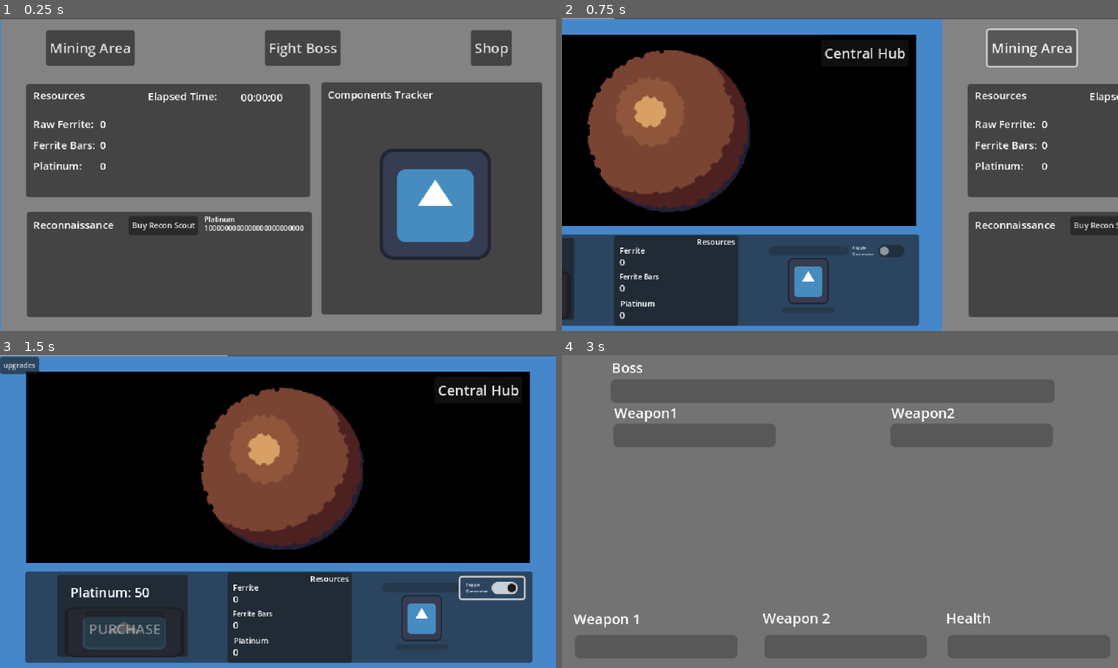
Above: before the commit, frames 1-4 (two rows, left to right).
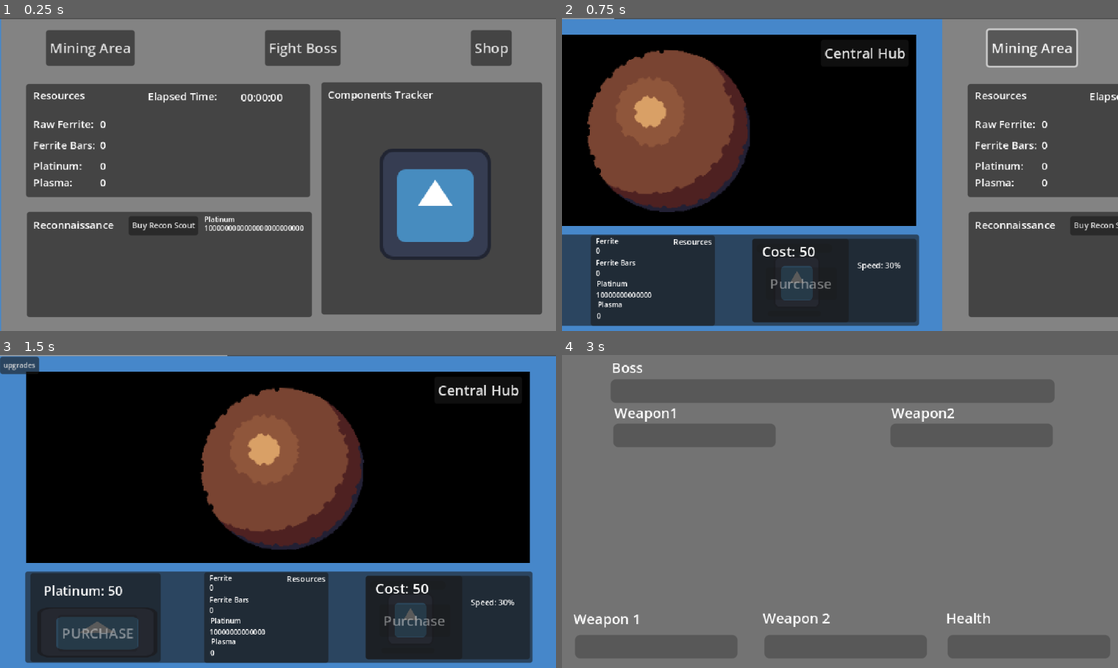
Above: after the commit, the same moments.

Repository: DennysGuy/MechvorIdle
Game: Godot game, scene res://src/scenes/MainHub.tscn
The game is run twice, just before and just after one commit, with the same random seed, the same clock (stepped at 60 frames per second) and the same inputs. The engine's default icon, where the game draws it, is replaced by a stand-in: a white triangle on a blue panel in a dark square.
Inputs (mouse positions are in pixels of both pictures, inside the frame that each line leads up to):
- Up to frame 1 (0.25 s): no input
- Up to frame 2 (0.75 s): click "Mining Area" at 0.5 s
- Up to frame 3 (1.5 s): click (494, 586) at 1.25 s, where only the run before the commit has a clickable "Toggle Generator"
- Up to frame 4 (3 s): click "Central Hub" at 2 s; click "Fight Boss" at 2.75 s

The runs differ from the first frame. In frame 1, 0.1% of the frame differs, in the area x 6-19%, y 51-54%; in frame 2, 11%; in frame 3, 14%, in the area x 5-96%, y 69-99%; in frame 4, nothing differs.

Commit message:
the base mining page is done - I just need to add ufos and asteroids.

Diff:
--- a/mechvoridle/FerriteRefineryStation.tscn
+++ b/mechvoridle/FerriteRefineryStation.tscn
@@ -45,14 +45,14 @@
 [node name="PurchasePanel" type="Panel" parent="."]
 layout_mode = 0
 offset_right = 150.0
-offset_bottom = 94.0
+offset_bottom = 102.0
 
 [node name="PurchaseRefineryStation" type="Button" parent="PurchasePanel"]
 layout_mode = 0
 offset_left = 32.0
-offset_top = 41.0
+offset_top = 48.0
 offset_right = 123.0
-offset_bottom = 83.0
+offset_bottom = 90.0
 text = "PURCHASE"
 
 [node name="RefineryCostLabel" type="Label" parent="PurchasePanel"]
--- a/mechvoridle/src/scenes/CentralStatsPanel.tscn
+++ b/mechvoridle/src/scenes/CentralStatsPanel.tscn
@@ -141,6 +141,24 @@
 theme_override_font_sizes/font_size = 12
 text = "100"
 
+[node name="PlasmaLabel" type="Label" parent="ColorRect/ResourcesPanel"]
+layout_mode = 0
+offset_left = 8.0
+offset_top = 104.0
+offset_right = 79.0
+offset_bottom = 121.0
+theme_override_font_sizes/font_size = 12
+text = "Plasma:"
+
+[node name="PlasmaCount" type="Label" parent="ColorRect/ResourcesPanel"]
+layout_mode = 0
+offset_left = 85.0
+offset_top = 104.0
+offset_right = 313.0
+offset_bottom = 121.0
+theme_override_font_sizes/font_size = 12
+text = "100"
+
 [node name="TipsPanel" type="Panel" parent="ColorRect"]
 layout_mode = 0
 offset_left = 30.0
--- a/mechvoridle/src/scenes/MiningPane.tscn
+++ b/mechvoridle/src/scenes/MiningPane.tscn
@@ -134,9 +134,9 @@
 anchor_top = 1.0
 anchor_right = 1.0
 anchor_bottom = 1.0
-offset_left = -378.0
+offset_left = -405.0
 offset_top = -111.0
-offset_right = -235.0
+offset_right = -262.0
 offset_bottom = -7.0
 grow_horizontal = 0
 grow_vertical = 0
--- a/mechvoridle/src/scenes/PlasmaGenerator.tscn
+++ b/mechvoridle/src/scenes/PlasmaGenerator.tscn
@@ -10,20 +10,25 @@
 anchor_top = 0.5
 anchor_right = 0.5
 anchor_bottom = 0.5
-offset_left = -51.5
-offset_top = -44.5
-offset_right = 51.5
-offset_bottom = 44.5
+offset_left = -51.0
+offset_top = -44.0
+offset_right = 60.0
+offset_bottom = 51.0
 grow_horizontal = 2
 grow_vertical = 2
 script = ExtResource("1_2eac4")
 
-[node name="TextureRect" type="TextureRect" parent="."]
+[node name="Background" type="Panel" parent="."]
 layout_mode = 0
-offset_left = 29.0
+offset_right = 189.0
+offset_bottom = 96.0
+
+[node name="Graphic" type="TextureRect" parent="."]
+layout_mode = 0
+offset_left = 25.0
 offset_top = 20.0
-offset_right = 76.0
-offset_bottom = 73.0
+offset_right = 78.0
+offset_bottom = 80.0
 texture = ExtResource("1_x74x1")
 expand_mode = 1
 
@@ -32,10 +37,10 @@
 anchors_preset = 5
 anchor_left = 0.5
 anchor_right = 0.5
-offset_left = -44.5
+offset_left = -46.5
 offset_top = 6.0
-offset_right = 47.5
-offset_bottom = 17.0
+offset_right = 40.5
+offset_bottom = 16.0
 grow_horizontal = 2
 show_percentage = false
 
@@ -44,9 +49,59 @@
 anchors_preset = 5
 anchor_left = 0.5
 anchor_right = 0.5
-offset_left = -29.5
-offset_top = 77.0
-offset_right = 31.5
-offset_bottom = 83.0
+offset_left = -33.5
+offset_top = 83.0
+offset_right = 27.5
+offset_bottom = 89.0
 grow_horizontal = 2
 show_percentage = false
+
+[node name="PurchasePanel" type="Panel" parent="."]
+layout_mode = 0
+offset_right = 111.0
+offset_bottom = 96.0
+
+[node name="Label" type="Label" parent="PurchasePanel"]
+layout_mode = 0
+offset_left = 10.5
+offset_top = 2.5
+offset_right = 99.5
+offset_bottom = 25.5
+text = "Cost: 12345"
+
+[node name="Button" type="Button" parent="PurchasePanel"]
+layout_mode = 0
+offset_left = 15.5
+offset_top = 32.5
+offset_right = 96.5
+offset_bottom = 69.5
+text = "Purchase"
+
+[node name="Speed" type="Label" parent="."]
+layout_mode = 0
+offset_left = 121.0
+offset_top = 24.0
+offset_right = 171.0
+offset_bottom = 37.0
+theme_override_font_sizes/font_size = 9
+text = "Speed: 30%"
+
+[node name="Output" type="Label" parent="."]
+layout_mode = 0
+offset_left = 120.0
+offset_top = 40.0
+offset_right = 167.0
+offset_bottom = 53.0
+theme_override_font_sizes/font_size = 9
+text = "Output: 44"
+
+[node name="FuelCost" type="Label" parent="."]
+layout_mode = 0
+offset_left = 121.0
+offset_top = 57.0
+offset_right = 160.0
+offset_bottom = 70.0
+theme_override_font_sizes/font_size = 9
+text = "Fuel: 255"
+
+[connection signal="button_down" from="PurchasePanel/Button" to="." method="_on_button_button_down"]
--- a/mechvoridle/src/scenes/RefineryStationPanel.tscn
+++ b/mechvoridle/src/scenes/RefineryStationPanel.tscn
@@ -16,10 +16,10 @@
 anchors_preset = 4
 anchor_left = 0.0
 anchor_right = 0.0
-offset_left = 37.0
-offset_top = -48.5
-offset_right = 185.0
-offset_bottom = 44.5
+offset_left = 6.0
+offset_top = -50.5
+offset_right = 154.0
+offset_bottom = 47.5
 grow_horizontal = 1
 
 [node name="PlasmaGenerator" parent="." instance=ExtResource("2_1gsvm")]
@@ -27,18 +27,8 @@
 anchors_preset = 6
 anchor_left = 1.0
 anchor_right = 1.0
-offset_left = -180.0
-offset_top = -45.5
-offset_right = -77.0
-offset_bottom = 43.5
+offset_left = -192.0
+offset_top = -47.5
+offset_right = -89.0
+offset_bottom = 41.5
 grow_horizontal = 0
-
-[node name="TogglePlasmaGenerator" type="CheckButton" parent="."]
-layout_mode = 0
-offset_left = 501.0
-offset_top = 7.0
-offset_right = 574.0
-offset_bottom = 31.0
-theme_override_font_sizes/font_size = 5
-text = "Toggle
-Generator"
--- a/mechvoridle/src/scenes/ResourceTracker.tscn
+++ b/mechvoridle/src/scenes/ResourceTracker.tscn
@@ -3,10 +3,17 @@
 [ext_resource type="Script" uid="uid://b02iljlmno0xg" path="res://src/scripts/Panels/resource_tracker.gd" id="1_qyq3t"]
 
 [node name="ResourceTracker" type="Panel"]
-offset_left = 467.0
-offset_top = 250.0
-offset_right = 610.0
-offset_bottom = 354.0
+anchors_preset = 8
+anchor_left = 0.5
+anchor_top = 0.5
+anchor_right = 0.5
+anchor_bottom = 0.5
+offset_left = -71.5
+offset_top = -52.0
+offset_right = 71.5
+offset_bottom = 52.0
+grow_horizontal = 2
+grow_vertical = 2
 script = ExtResource("1_qyq3t")
 
 [node name="ResourcesLabel" type="Label" parent="."]
@@ -21,53 +28,71 @@
 [node name="FerriteLabel" type="Label" parent="."]
 layout_mode = 0
 offset_left = 6.0
-offset_top = 11.0
+offset_top = 1.0
 offset_right = 35.0
-offset_bottom = 24.0
-theme_override_font_sizes/font_size = 9
+offset_bottom = 14.0
+theme_override_font_sizes/font_size = 8
 text = "Ferrite"
 
 [node name="FerriteBarsLabel" type="Label" parent="."]
 layout_mode = 0
 offset_left = 6.0
-offset_top = 42.0
+offset_top = 26.0
 offset_right = 52.0
-offset_bottom = 54.0
+offset_bottom = 38.0
 theme_override_font_sizes/font_size = 8
 text = "Ferrite Bars"
 
 [node name="FerriteCount" type="Label" parent="."]
 layout_mode = 0
 offset_left = 6.0
-offset_top = 23.0
+offset_top = 12.0
 offset_right = 94.0
-offset_bottom = 39.0
-theme_override_font_sizes/font_size = 11
+offset_bottom = 28.0
+theme_override_font_sizes/font_size = 8
 text = "10000000000000"
 
 [node name="FerriteBarsCount" type="Label" parent="."]
 layout_mode = 0
 offset_left = 6.0
-offset_top = 53.0
+offset_top = 38.0
 offset_right = 94.0
-offset_bottom = 69.0
-theme_override_font_sizes/font_size = 11
+offset_bottom = 54.0
+theme_override_font_sizes/font_size = 8
 text = "10000000000000"
 
 [node name="PlatinumLabel" type="Label" parent="."]
 layout_mode = 0
 offset_left = 7.0
-offset_top = 72.0
+offset_top = 50.0
 offset_right = 47.0
-offset_bottom = 85.0
-theme_override_font_sizes/font_size = 9
+offset_bottom = 63.0
+theme_override_font_sizes/font_size = 8
 text = "Platinum"
 
 [node name="PlatinumCount" type="Label" parent="."]
 layout_mode = 0
 offset_left = 6.0
-offset_top = 84.0
+offset_top = 63.0
 offset_right = 94.0
-offset_bottom = 100.0
-theme_override_font_sizes/font_size = 11
+offset_bottom = 79.0
+theme_override_font_sizes/font_size = 8
 text = "10000000000000"
+
+[node name="PlasmaLabel" type="Label" parent="."]
+layout_mode = 0
+offset_left = 7.5
+offset_top = 74.0
+offset_right = 47.5
+offset_bottom = 87.0
+theme_override_font_sizes/font_size = 8
+text = "Plasma"
+
+[node name="PlasmaCount" type="Label" parent="."]
+layout_mode = 0
+offset_left = 6.5
+offset_top = 87.0
+offset_right = 94.5
+offset_bottom = 103.0
+theme_override_font_sizes/font_size = 8
+text = "10000000000000"
--- a/mechvoridle/src/scenes/ShopPane.tscn
+++ b/mechvoridle/src/scenes/ShopPane.tscn
@@ -123,18 +123,36 @@
 [node name="FerriteBars" type="Label" parent="ColorRect/Shop"]
 layout_mode = 0
 offset_left = 10.0
-offset_top = 250.0
+offset_top = 222.0
 offset_right = 76.0
-offset_bottom = 266.0
+offset_bottom = 238.0
 theme_override_font_sizes/font_size = 11
 text = "Ferrite Bars:"
 
 [node name="FerriteBarsCount" type="Label" parent="ColorRect/Shop"]
 layout_mode = 0
 offset_left = 11.0
-offset_top = 265.0
-offset_right = 77.0
-offset_bottom = 281.0
+offset_top = 237.0
+offset_right = 118.0
+offset_bottom = 253.0
+theme_override_font_sizes/font_size = 11
+text = "15000000000000000"
+
+[node name="Plasma" type="Label" parent="ColorRect/Shop"]
+layout_mode = 0
+offset_left = 10.0
+offset_top = 252.0
+offset_right = 52.0
+offset_bottom = 268.0
+theme_override_font_sizes/font_size = 11
+text = "Plasma:"
+
+[node name="PlasmaCount" type="Label" parent="ColorRect/Shop"]
+layout_mode = 0
+offset_left = 11.0
+offset_top = 267.0
+offset_right = 118.0
+offset_bottom = 283.0
 theme_override_font_sizes/font_size = 11
 text = "15000000000000000"
 
--- a/mechvoridle/src/scripts/GameManager.gd
+++ b/mechvoridle/src/scripts/GameManager.gd
@@ -5,6 +5,7 @@
 var raw_ferrite_count : int
 var ferrite_bars_count : int
 var platinum_count : int
+var plasma_count : int
 
 #mining panel
 var ufo_attacking : bool = false
@@ -64,11 +65,11 @@
 
 var ferrite_refinery_station_purchased = false
 
-var ferrite_refinery_speed : float = 0.12
+var ferrite_refinery_speed : float = 0.08
 var ferrite_refinery_speed_cost : int = 100
 var ferrite_refinery_speed_base_cost : int = 100
 var ferrite_refinery_speed_level : int = 0
-var ferrite_refinery_speed_upgrade_interval : float = 0.15
+var ferrite_refinery_speed_upgrade_interval : float = 0.05
 
 var ferrite_refinery_output_level : int = 0
 var output_amount : int = 4
@@ -83,18 +84,26 @@
 
 var plasma_generator_speed_level : int = 0
 var plasma_generator_speed : float = 0.1
-var plasma_generator_speed_cost : int = 200
+var plasma_generator_speed_upgrade_interval : float = 0.05
+var plasma_generator_speed_cost : int = 300
+var plasma_generator_speed_base_cost : int = 300
 
 var plasma_generator_output_level : int = 0
 var plasma_generator_output : int = 4
 var plasma_generator_output_cost : int = 500
+var plasma_generator_output_base_const : int = 500
+var plasma_generator_output_upgrade_interval : int = 2
 
 var plasma_generator_fuel_level : int = 0
-var plasma_generator_fuel_consumption : int = 8
+var plasma_generator_fuel_consumption : int = 50
+var plasma_generator_fuel_consumption_upgrade_interval : int = 5
+var plasma_generator_fuel_consumption_speed : float = 0.05
 var plasma_generator_fuel_cost : int = 3000
+var plasma_generator_fuel_base_cost : int = 3000
 
 #stats page
-var recon_scout_platinum_cost : int = 1500
+var recon_scout_platinum_cost : int = 2000
+var recon_scout_platinum_base_cost : int = 2000
 var recon_scout_ferrite_bars_cost : int = 100
 
 #mech stats
@@ -110,6 +119,3 @@
 }
 
 #shop panel
-
-func calculate_total_damage() -> void:
-	pass
--- a/mechvoridle/src/scripts/Panels/central_stats_panel.gd
+++ b/mechvoridle/src/scripts/Panels/central_stats_panel.gd
@@ -6,17 +6,19 @@
 @onready var raw_ferrite_count = $ColorRect/ResourcesPanel/RawFerriteCount
 @onready var ferrite_bars_count = $ColorRect/ResourcesPanel/FerriteBarsCount
 @onready var platinum_bars_count = $ColorRect/ResourcesPanel/PlatinumBarsCount
+@onready var plasma_count: Label = $ColorRect/ResourcesPanel/PlasmaCount
 
 
 func _ready() -> void:
 	SignalBus.update_ferrite_count.connect(update_raw_ferrite_count)
 	SignalBus.update_ferrite_bars_count.connect(update_ferrite_bars_count)
 	SignalBus.update_platinum_count.connect(update_platinum_count)
+	SignalBus.update_plasma_count.connect(update_plasma_count)
 
 	update_raw_ferrite_count()
 	update_ferrite_bars_count()
 	update_platinum_count()
-
+	update_plasma_count()
 
 func _process(delta) -> void:
 	pass
@@ -48,3 +50,6 @@
 
 func update_platinum_count() -> void:
 	platinum_bars_count.text = str(GameManager.platinum_count)
+
+func update_plasma_count() -> void:
+	plasma_count.text = str(GameManager.plasma_count)
--- a/mechvoridle/src/scripts/Panels/ferrite_refinery_station.gd
+++ b/mechvoridle/src/scripts/Panels/ferrite_refinery_station.gd
@@ -30,6 +30,10 @@
 		#give resources
 		if GameManager.raw_ferrite_count >= GameManager.ferrite_cost and refinery_stock == 0:
 			GameManager.raw_ferrite_count -= GameManager.ferrite_cost
+			var resource_acquired_label : ResourceAcquiredLabel = preload("res://src/scripts/ResourceAcquiredLabel.tscn").instantiate()
+			resource_acquired_label.output = "-"+str(GameManager.ferrite_cost)+" Ferrite"
+			resource_acquired_label.position = Vector2(130,0)
+			add_child(resource_acquired_label)
 			refinery_stock = GameManager.ferrite_cost
 			SignalBus.update_ferrite_count.emit()
 			print(refinery_stock)
@@ -47,9 +51,14 @@
 	GameManager.ferrite_refinery_station_purchased = true
 	progress_bar.show()
 	purchase_panel.queue_free()
+	SignalBus.update_platinum_count.emit()
 
 
 func obtain_resources() -> void:
 	refinery_stock = 0
 	GameManager.ferrite_bars_count += GameManager.output_amount
 	SignalBus.update_ferrite_bars_count.emit()
+	var resource_acquired_label : ResourceAcquiredLabel = preload("res://src/scripts/ResourceAcquiredLabel.tscn").instantiate()
+	resource_acquired_label.output = "+"+str(GameManager.output_amount)+" Ferrite Bars"
+	resource_acquired_label.position = Vector2.ZERO
+	add_child(resource_acquired_label)
--- a/mechvoridle/src/scripts/Panels/plasma_generator.gd
+++ b/mechvoridle/src/scripts/Panels/plasma_generator.gd
@@ -1,8 +1,79 @@
 class_name PlasmaGenerator extends Control
+@onready var progress_bar: ProgressBar = $ProgressBar
+@onready var fuel_bar: ProgressBar = $FuelBar
+@onready var label: Label = $PurchasePanel/Label
+@onready var button: Button = $PurchasePanel/Button
+@onready var purchase_panel: Panel = $PurchasePanel
+@onready var output: Label = $Output
+@onready var fuel_cost: Label = $FuelCost
+@onready var speed: Label = $Speed
+
+var fuel_tank : int
 
 func _ready() -> void:
-	pass
+	SignalBus.update_plasma_generator_output.connect(update_output)
+	SignalBus.update_fuel_consumption.connect(update_fuel_cost)
+	SignalBus.update_plasma_generator_speed.connect(update_speed)
+	progress_bar.hide()
+	progress_bar.show()
+	fuel_cost.hide()
+	output.hide()
+	label.text = "Cost: " + str(GameManager.plasma_generator_cost)
 
 
 func _process(delta : float) -> void:
-	pass
+	if is_instance_valid(button):
+		button.disabled = GameManager.platinum_count < GameManager.plasma_generator_cost
+
+	if GameManager.plasma_generator_station_purchased:
+		if GameManager.raw_ferrite_count >= GameManager.plasma_generator_fuel_consumption and fuel_tank == 0:
+			GameManager.raw_ferrite_count -= GameManager.plasma_generator_fuel_consumption
+			fuel_tank = GameManager.plasma_generator_fuel_cost
+			fuel_bar.value = fuel_bar.max_value
+			var resource_acquired_label : ResourceAcquiredLabel = preload("res://src/scripts/ResourceAcquiredLabel.tscn").instantiate()
+			resource_acquired_label.output = "-"+str(GameManager.plasma_generator_fuel_consumption)+" Ferrite"
+			resource_acquired_label.position = Vector2(125, 0)
+			add_child(resource_acquired_label)
+
+		if fuel_tank == GameManager.plasma_generator_fuel_cost:
+			fuel_bar.value -= GameManager.plasma_generator_fuel_consumption_speed
+			if fuel_bar.value == 0:
+				fuel_tank = 0
+
+
+		if fuel_bar.value > 0 and fuel_tank > 0 : # we'll pause production if we have no fuel in the take
+			progress_bar.value += GameManager.plasma_generator_speed
+			if progress_bar.value == progress_bar.max_value:
+				obtain_resources()
+				progress_bar.value = 0
+
+func obtain_resources():
+	GameManager.plasma_count += GameManager.plasma_generator_output
+	SignalBus.update_plasma_count.emit()
+	var resource_acquired_label : ResourceAcquiredLabel = preload("res://src/scripts/ResourceAcquiredLabel.tscn").instantiate()
+	resource_acquired_label.output = "+"+str(GameManager.plasma_generator_output)+" Plasma"
+	resource_acquired_label.position = Vector2.ZERO
+	add_child(resource_acquired_label)
+
+
+func _on_button_button_down() -> void:
+	GameManager.platinum_count -= GameManager.plasma_generator_cost
+	GameManager.plasma_generator_station_purchased = true
+	SignalBus.update_platinum_count.emit()
+	progress_bar.show()
+	fuel_bar.show()
+	output.show()
+	fuel_cost.show()
+	update_fuel_cost()
+	update_output()
+	update_speed()
+	purchase_panel.queue_free()
+
+func update_fuel_cost() -> void:
+	fuel_cost.text = "Fuel Cost: -" + str(GameManager.plasma_generator_fuel_consumption)
+
+func update_output() -> void:
+	output.text = "Output: " + str(GameManager.plasma_generator_output)
+
+func update_speed() -> void:
+	speed.text = "Speed: " + str(GameManager.plasma_generator_speed * 100) + "%"
--- a/mechvoridle/src/scripts/Panels/resource_tracker.gd
+++ b/mechvoridle/src/scripts/Panels/resource_tracker.gd
@@ -4,15 +4,17 @@
 @onready var ferrite_count : Label = $FerriteCount
 @onready var ferrite_bars_count : Label = $FerriteBarsCount
 @onready var platinum_count : Label = $PlatinumCount
+@onready var plasma_count: Label = $PlasmaCount
 
 func _ready() -> void:
 	SignalBus.update_ferrite_count.connect(update_ferrite_count)
 	SignalBus.update_ferrite_bars_count.connect(update_ferrite_bars_count)
 	SignalBus.update_platinum_count.connect(update_platinum_count)
+	SignalBus.update_plasma_count.connect(update_plasma_count)
 
-	ferrite_count.text = str(GameManager.raw_ferrite_count)
-	ferrite_bars_count.text = str(GameManager.ferrite_bars_count)
-	platinum_count.text = str(GameManager.platinum_count)
+	update_ferrite_bars_count()
+	update_ferrite_count()
+	update_plasma_count()
 
 func update_ferrite_count() -> void:
 	ferrite_count.text = str(GameManager.raw_ferrite_count)
@@ -22,3 +24,6 @@
 
 func update_platinum_count() -> void:
 	platinum_count.text = str(GameManager.platinum_count)
+
+func update_plasma_count() -> void:
+	plasma_count.text = str(GameManager.plasma_count)
--- a/mechvoridle/src/scripts/Panels/shop_pane.gd
+++ b/mechvoridle/src/scripts/Panels/shop_pane.gd
@@ -1,13 +1,16 @@
 class_name ShopPane extends Control
 @onready var ferrite_bars_count : Label= $ColorRect/Shop/FerriteBarsCount
 @onready var platinum_count : Label = $ColorRect/Shop/PlatinumCount
+@onready var plasma_count: Label = $ColorRect/Shop/PlasmaCount
 
 func _ready() -> void:
 	SignalBus.update_ferrite_bars_count.connect(update_ferrite_bars_count)
 	SignalBus.update_platinum_count.connect(update_platinum_count)
+	SignalBus.update_plasma_count.connect(update_plasma_count)
 
-	ferrite_bars_count.text = str(GameManager.ferrite_bars_count)
-	platinum_count.text = str(GameManager.platinum_count)
+	update_ferrite_bars_count()
+	update_plasma_count()
+	update_platinum_count()
 
 func _process(delta : float) -> void:
 	pass
@@ -20,3 +23,6 @@
 
 func update_platinum_count() -> void:
 	platinum_count.text = str(GameManager.platinum_count)
+
+func update_plasma_count() -> void:
+	plasma_count.text = str(GameManager.plasma_count)
--- a/mechvoridle/src/scripts/Panels/upgrade_panel.gd
+++ b/mechvoridle/src/scripts/Panels/upgrade_panel.gd
@@ -58,6 +58,8 @@
 @onready var plasma_generator_speed_upgrade : Button = $PlasmaGeneratorSpeedUpgrade
 @onready var generator_output_upgrade : Button = $GeneratorOutputUpgrade
 @onready var upgrade_fuel_cost : Button = $UpgradeFuelCost
+@onready var auto_speed_plat_cost: Label = $AutoSpeedPlatCost
+@onready var generator_auto_speed: Label = $GeneratorAutoSpeed
 
 var upgrade_panel_showing : bool = false
 
@@ -81,6 +83,17 @@
 	plat_drone_speed.text = str(GameManager.platinum_drone_mining_speed * 100) + "%"
 	plat_drone_speed_cost.text = str(GameManager.platinum_drone_mining_speed_cost)
 
+	#plasma generator
+	generator_auto_speed.text = str(GameManager.plasma_generator_speed * 100) + "%"
+	auto_speed_plat_cost.text = str(GameManager.plasma_generator_speed_cost)
+
+	output_cost.text = str(GameManager.plasma_generator_output_cost)
+	generator_output.text = str(GameManager.plasma_generator_output)
+
+	fuel_cost.text = str(GameManager.plasma_generator_fuel_consumption)
+	fuel_platinum_cost.text = str(GameManager.plasma_generator_fuel_cost)
+
+
 	efficiency_bonus.text = str(GameManager.output_amount)
 	efficiency_bonus_cost.text = str(GameManager.output_upgrade_cost)
 
@@ -162,28 +175,36 @@
 
 
 func _on_generator_output_upgrade_button_down():
-	pass
+	GameManager.platinum_count -= GameManager.plasma_generator_output_cost
+	GameManager.plasma_generator_output *= GameManager.plasma_generator_output_upgrade_interval
+	GameManager.plasma_generator_output_level += 1
+	GameManager.plasma_generator_output_cost = GameManager.plasma_generator_output_base_const * pow(2, GameManager.plasma_generator_output_level)
+	generator_output.text = str(GameManager.plasma_generator_output)
+	output_cost.text = str(GameManager.plasma_generator_output_cost)
+	SignalBus.update_plasma_generator_output.emit()
 
 func _on_upgrade_fuel_cost_button_down():
-	pass # Replace with function body.
+	GameManager.platinum_count -= GameManager.plasma_generator_fuel_cost
+	GameManager.plasma_generator_fuel_consumption -= GameManager.plasma_generator_fuel_consumption_upgrade_interval
+	GameManager.plasma_generator_fuel_level += 1
+	GameManager.plasma_generator_fuel_cost = GameManager.plasma_generator_fuel_base_cost * pow(2, GameManager.plasma_generator_fuel_level)
+	fuel_cost.text = str(GameManager.plasma_generator_fuel_consumption)
+	fuel_platinum_cost.text = str(GameManager.plasma_generator_fuel_cost)
+	SignalBus.update_fuel_consumption.emit()
 
 func _on_plasma_generator_speed_upgrade_button_down():
-	pass # Replace with function body.
-
-
+	GameManager.platinum_count -= GameManager.plasma_generator_speed_cost
+	GameManager.plasma_generator_speed += GameManager.plasma_generator_speed_upgrade_interval
+	GameManager.plasma_generator_speed_level += 1
+	GameManager.plasma_generator_fuel_cost = GameManager.plasma_generator_speed_base_cost * pow(2, GameManager.plasma_generator_speed_level)
+	auto_speed_plat_cost.text = str(GameManager.plasma_generator_speed_cost)
+	generator_auto_speed.text = str(GameManager.plasma_generator_speed * 100) + "%"
+	SignalBus.update_plasma_generator_speed.emit()
 
 
 func _on_hide_upgrades_panel_button_down():
 	upgrade_panel_showing = false
 	SignalBus.hide_upgrade_panel.emit()
-
-
-func _on_purchase_ferrite_refinery_button_down():
-	pass # Replace with function body.
-
-
-func _on_purchase_plasma_generator_button_down():
-	pass # Replace with function body.
 
 
 func _on_purchase_drone_button_down():
--- a/mechvoridle/src/scripts/ResourceAcquiredLabel.tscn
+++ b/mechvoridle/src/scripts/ResourceAcquiredLabel.tscn
@@ -12,7 +12,7 @@
 tracks/0/interp = 1
 tracks/0/loop_wrap = true
 tracks/0/keys = {
-"times": PackedFloat32Array(0, 0.266667),
+"times": PackedFloat32Array(0, 0.433333),
 "transitions": PackedFloat32Array(1, 1),
 "update": 0,
 "values": [Vector2(0, 0), Vector2(0, -19)]
@@ -24,7 +24,7 @@
 tracks/1/interp = 1
 tracks/1/loop_wrap = true
 tracks/1/keys = {
-"times": PackedFloat32Array(0, 0.266667),
+"times": PackedFloat32Array(0.266667, 0.5),
 "transitions": PackedFloat32Array(1, 1),
 "update": 0,
 "values": [Color(1, 1, 1, 1), Color(1, 1, 1, 0)]
@@ -92,3 +92,4 @@
 offset_top = -18.0
 offset_right = 143.0
 offset_bottom = 5.0
+text = "+2"
--- a/mechvoridle/src/scripts/SignalBus.gd
+++ b/mechvoridle/src/scripts/SignalBus.gd
@@ -15,3 +15,7 @@
 signal hide_upgrade_panel
 signal add_drone
 signal add_platinum_drone
+signal update_plasma_count
+signal update_plasma_generator_speed
+signal update_fuel_consumption
+signal update_plasma_generator_output
